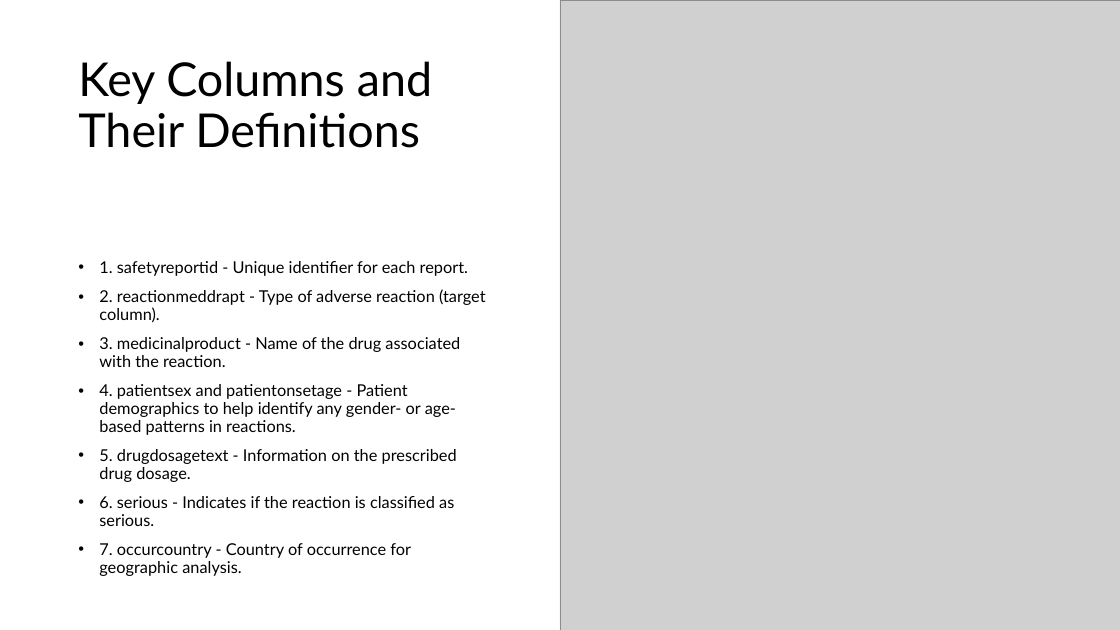
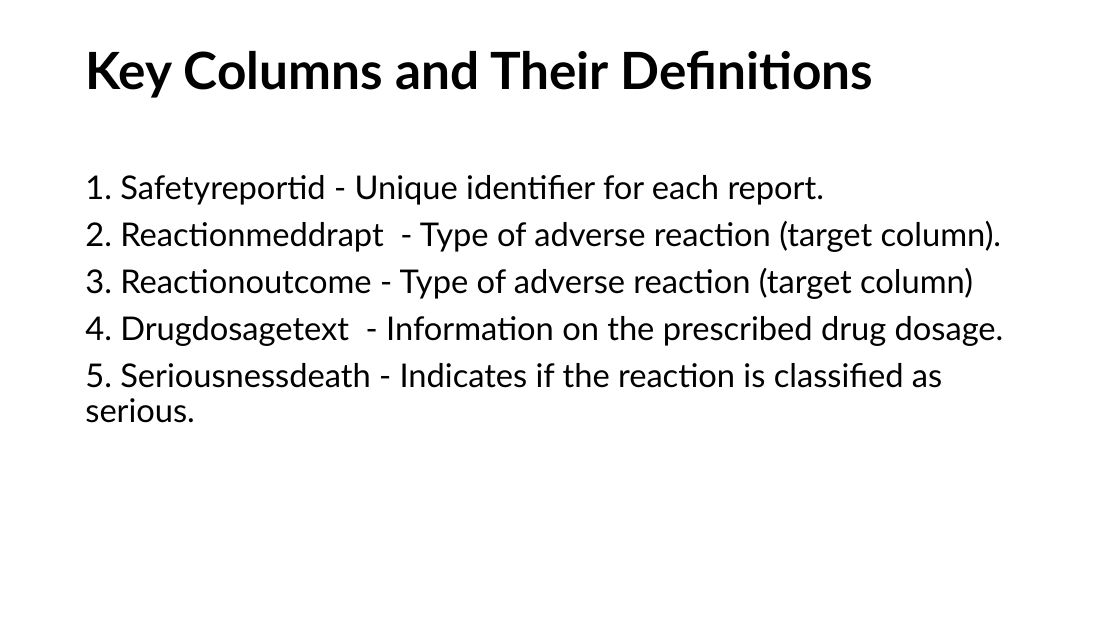
Before and after one commit to akshayparate123/Analysis-of-Adverse-Drug-Effects-Using-Big-Data-and-Cloud-Computing, a slide deck: slide 11 of PPT/Analysis of Adverse Drug Effects Using Big Data.pptx (slide 5 before the commit). Drawn at 1120x630 pixels with LibreOffice and Linux fonts; fonts in the diff are those of the drawing; grey boxes stand for pictures. Boxes give left, top, right and bottom in pixels: in the first picture for what was removed or moved away, otherwise in the second. Text is boxed around its words. In the diff, an @@ line names an element or a change of style, - is before the commit and + after.

```diff
--- a/PPT/Analysis of Adverse Drug Effects Using Big Data.pptx
+++ b/PPT/Analysis of Adverse Drug Effects Using Big Data.pptx
@@ rectangle removed at bbox=[0, 0, 783, 210] @@
@@ title "Key Columns and Their Definitions": place and size @@
-title "Key Columns and Their Definitions" at bbox=[78, 61, 432, 148]
+title "Key Columns and Their Definitions" at bbox=[85, 50, 873, 98]
@@ title "Key Columns and Their Definitions" at bbox=[85, 50, 873, 98]: size 40 to 44 pt, bold on @@
@@ picture removed at bbox=[560, 0, 1120, 630] @@
@@ text "1. Safetyreportid - Unique identifier ..." at bbox=[85, 175, 1004, 423]: vertical alignment middle to top @@
@@ text at bbox=[85, 175, 1004, 423]: text changed; size 14 to 28 pt @@
-• 1. safetyreportid - Unique identifier for each report.
-• 2. reactionmeddrapt - Type of adverse reaction (target column).
-• 3. medicinalproduct - Name of the drug associated with the reaction.
-• 4. patientsex and patientonsetage - Patient demographics to help identify any gender- or age-based patterns in reactions.
-• 5. drugdosagetext - Information on the prescribed drug dosage.
-• 6. serious - Indicates if the reaction is classified as serious.
-• 7. occurcountry - Country of occurrence for geographic analysis.
+1. Safetyreportid - Unique identifier for each report.
+2. Reactionmeddrapt - Type of adverse reaction (target column).
+3. Reactionoutcome - Type of adverse reaction (target column)
+4. Drugdosagetext - Information on the prescribed drug dosage.
+5. Seriousnessdeath - Indicates if the reaction is classified as serious.
```
Also in this commit, not shown: 8 other slides changed, 16 slides added, 6 slides removed, 5 other files.
